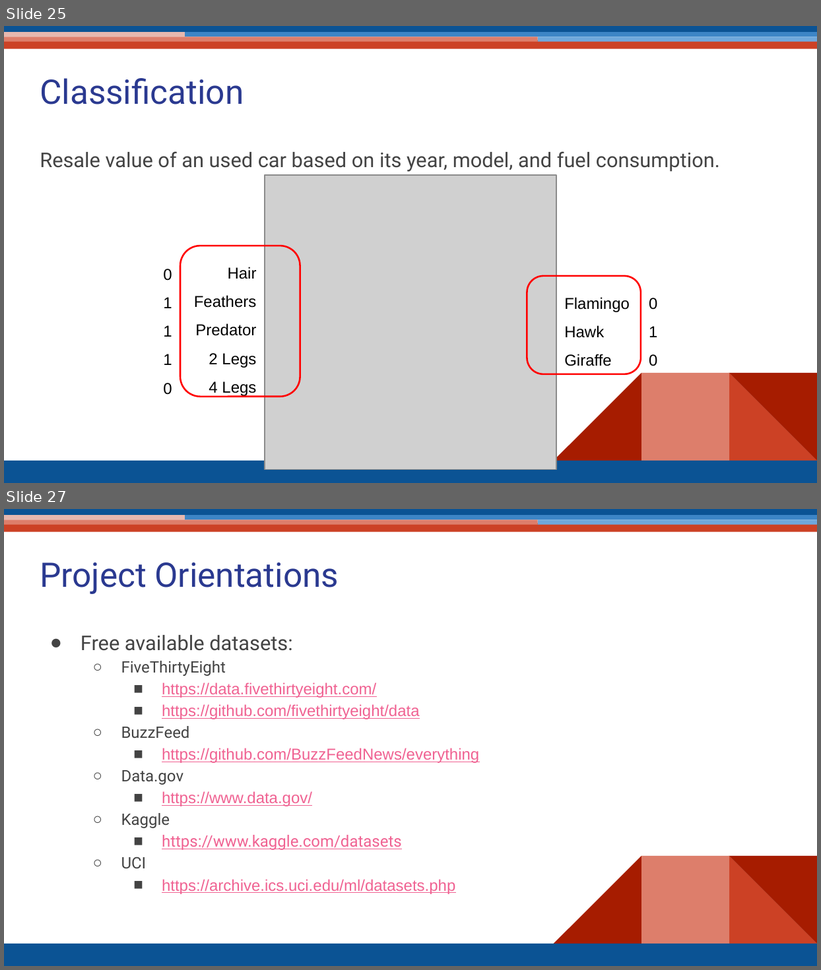
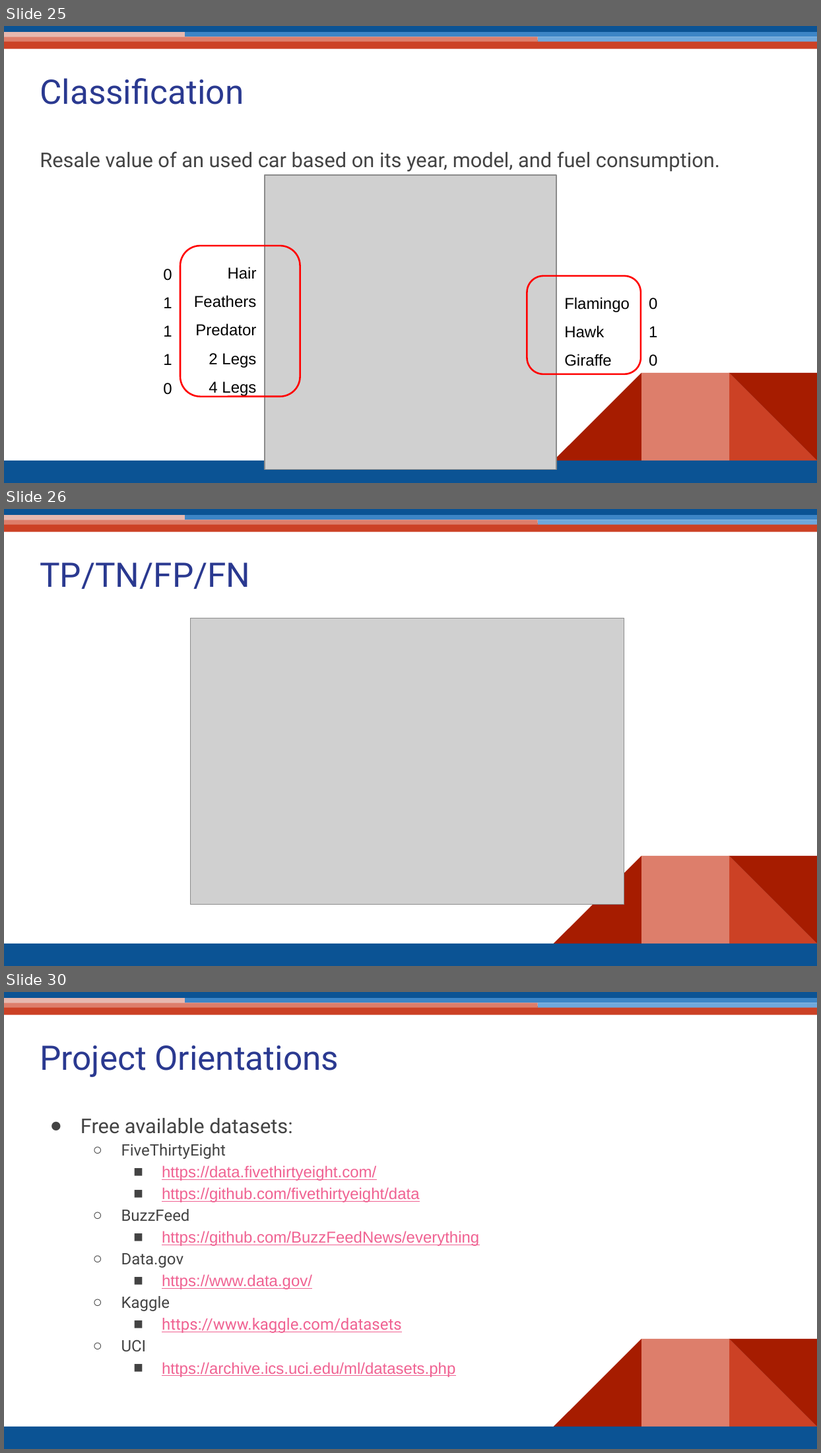
Before and after one commit to sebratec-academy/deep-learning-foundation-slides, a slide deck: DeepLearning-Sebratec-S02.pptx. Shown one above the other, each under a label of ours: slides 25 and 27 before the commit, slides 25, 26 and 30 after it; the slides between them are not shown. The pictures are 821x970 and 821x1453 pixels, drawn with LibreOffice and Linux fonts; fonts in the diff are those of the drawing; grey boxes stand for pictures; background and template pictures are left out. Boxes give left, top, right and bottom in pixels: in the first picture for what was removed or moved away, otherwise in the second. Text is boxed around its words. In the diff, an @@ line names an element or a change of style, - is before the commit and + after.

```diff
--- a/DeepLearning-Sebratec-S02.pptx
+++ b/DeepLearning-Sebratec-S02.pptx
@@ slide 26 added at (x1=4, y1=509, x2=817, y2=966), background #FFFFFF; not listed: 11 template elements that a slide beside it also shows @@
@@ title added at (x1=40, y1=562, x2=250, y2=589), 30 pt, text #2A3990 @@
+TP/TN/FP/FN
@@ picture added at (x1=190, y1=619, x2=624, y2=905) @@
@@ what was slide 27 is now slide 30 @@
```
Also in this commit, not shown: 1 slide changed, 2 other slides added.
